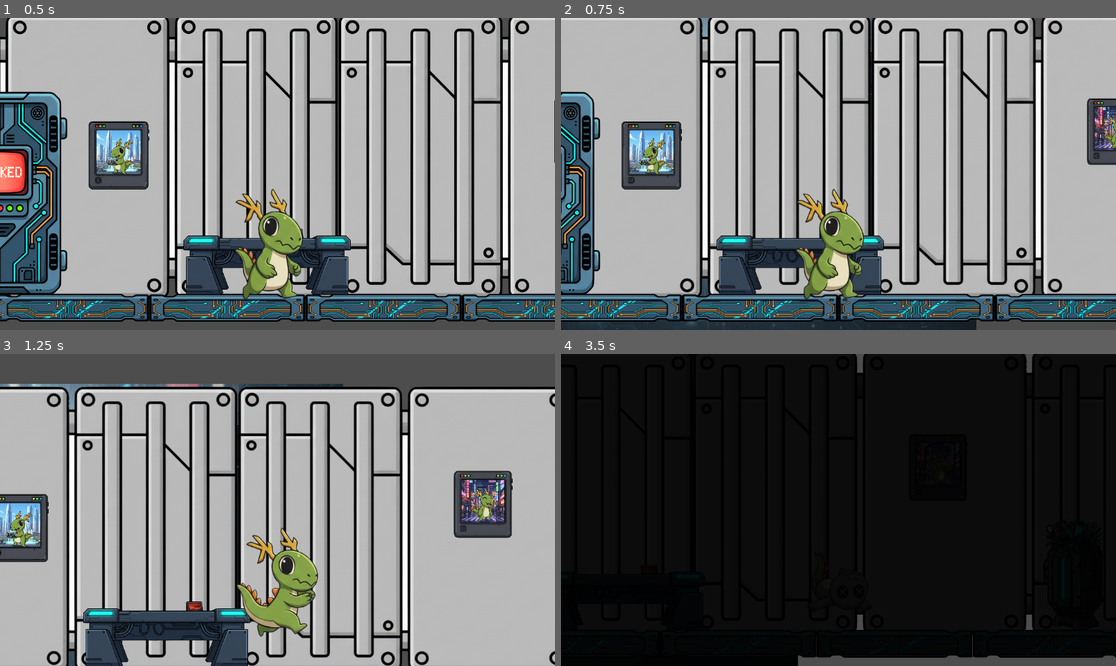
Above: before the commit, frames 1-4 (two rows, left to right).
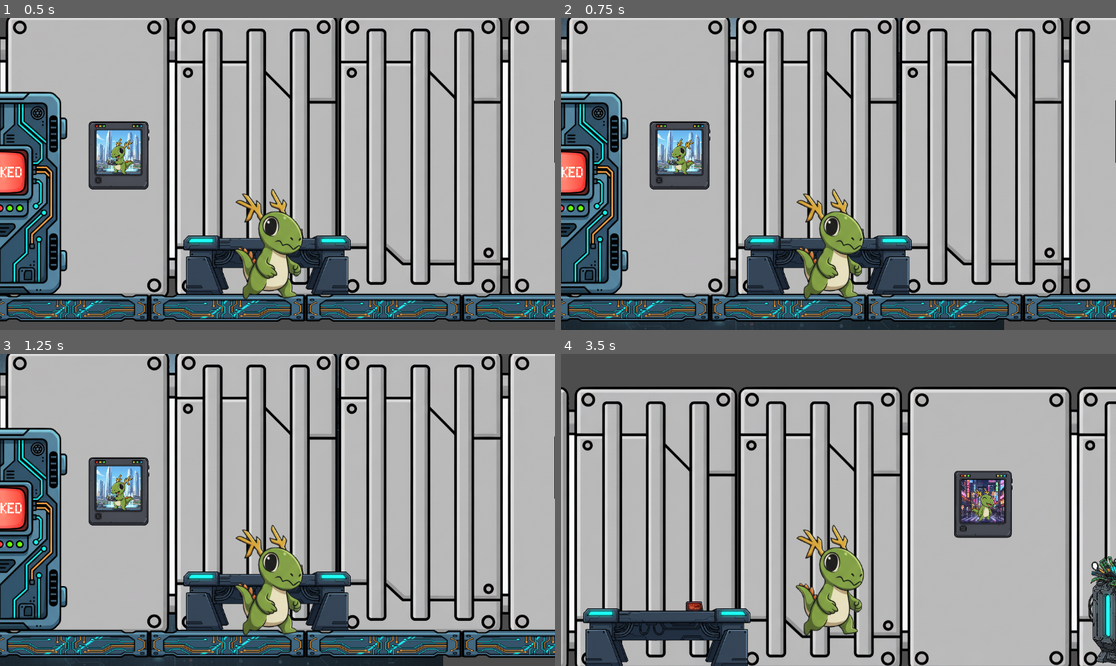
Above: after the commit, the same moments.

Repository: tcanabrava/konquigame
Game: Godot game, scene res://scenarios/KonquiOffice/konqui_office.tscn
The game is run twice, just before and just after one commit, with the same random seed, the same clock (stepped at 60 frames per second) and the same inputs. This scene is started directly instead of the project's main scene.
Inputs:
- Up to frame 1 (0.5 s): no input
- Up to frame 2 (0.75 s): tap Enter (run) at 0.5 s; hold Right (right) from 0.53 s (still down); hold I (profile) from 0.53 s (still down)
- Up to frame 3 (1.25 s): keep holding Right (right); keep holding I (profile); tap Space (jump) at 0.77 s
- Up to frame 4 (3.5 s): release I (profile) at 1.28 s; tap Alt (attack) at 1.35 s; tap Space (jump) at 1.52, 3.02 s; tap I (profile) at 1.55, 2.85 s; release Right (right) at 2.03 s; hold Left (left) 2.03-2.78 s; hold I (profile) 2.03-2.78 s; tap Q (fakedeath) at 2.1 s; hold Right (right) from 2.78 s (still down)

Frame 1 is identical in both runs. In frame 2, 44% of the frame differs, in the area x 0-100%, y 0-100%; in frame 3, 65%; in frame 4, 91%.

Commit message:
Press i to show / hide the profile panel

Diff:
--- a/godot-4.5/konqui/konqui.gd
+++ b/godot-4.5/konqui/konqui.gd
@@ -44,8 +44,10 @@
 	current_equipment = equipment
 
 func _ready() -> void:
-	pass
-
+	profile_scene = PROFILE_SCENE.instantiate()
+	var target_parent = get_tree().root.get_child(0)
+	target_parent.add_child.call_deferred(profile_scene)
+	profile_scene.hide()
 func receive_damage(damage: float, type: String):
 	print("Damage received", damage, type)
 
@@ -251,25 +253,7 @@
 			m_is_dragging = false
 			m_disable_fall = false
 
-func handle_profile() -> void:
-	print("Handle profile called")
-	if profile_scene is Node:
-		print("Profile exists, toggling visibility")
-		profile_scene.visible = not profile_scene.visible
-		return
-
-	print("Profile does not exist, instantiating")
-	profile_scene = PROFILE_SCENE.instantiate()
-	get_tree().root.get_child(0).add_child(profile_scene)
-	profile_scene.visible = true
-	return
-
-
 func _physics_process(delta: float) -> void:
-	if Input.is_action_just_pressed("profile"):
-		handle_profile()
-		return
-
 	if Input.is_action_just_pressed("fakedeath"):
 		handle_death()
 		return
--- /dev/null
+++ b/godot-4.5/profile/profile.gd
@@ -0,0 +1,17 @@
+extends TextureRect
+
+class_name cyberpunk_profile
+
+func _ready() -> void:
+	hide()
+
+func _unhandled_input(event):
+	if not event.is_action_pressed("profile"):
+		return
+
+	if visible:
+		get_tree().paused = false
+		hide()
+	else:
+		show()
+		get_tree().paused = true
--- a/godot-4.5/profile/profile.tscn
+++ b/godot-4.5/profile/profile.tscn
@@ -1,14 +1,18 @@
 [gd_scene format=3 uid="uid://gpi8gwa5sddr"]
 
 [ext_resource type="Texture2D" uid="uid://dbg614smctiry" path="res://profile/cyberpunk-profile.png" id="1_apnpl"]
+[ext_resource type="Script" uid="uid://dybf1ij2wxhfp" path="res://profile/profile.gd" id="2_68paa"]
 [ext_resource type="Texture2D" uid="uid://b6d0nvtc3bj47" path="res://profile/default_konqii.png" id="2_uh4y1"]
 [ext_resource type="PackedScene" uid="uid://o5x1y2b02bk8" path="res://profile/item_button.tscn" id="3_v0msp"]
 
 [node name="CyberpunkProfile" type="TextureRect" unique_id=235255877]
+process_mode = 3
 scale = Vector2(0.87239575, 0.8723958)
 texture = ExtResource("1_apnpl")
+script = ExtResource("2_68paa")
 
 [node name="DefaultKonqii" type="TextureRect" parent="." unique_id=2097105972]
+process_mode = 2
 layout_mode = 0
 offset_left = 280.83582
 offset_top = 198.30446
Not shown, added: godot-4.5/profile/profile.gd.uid
